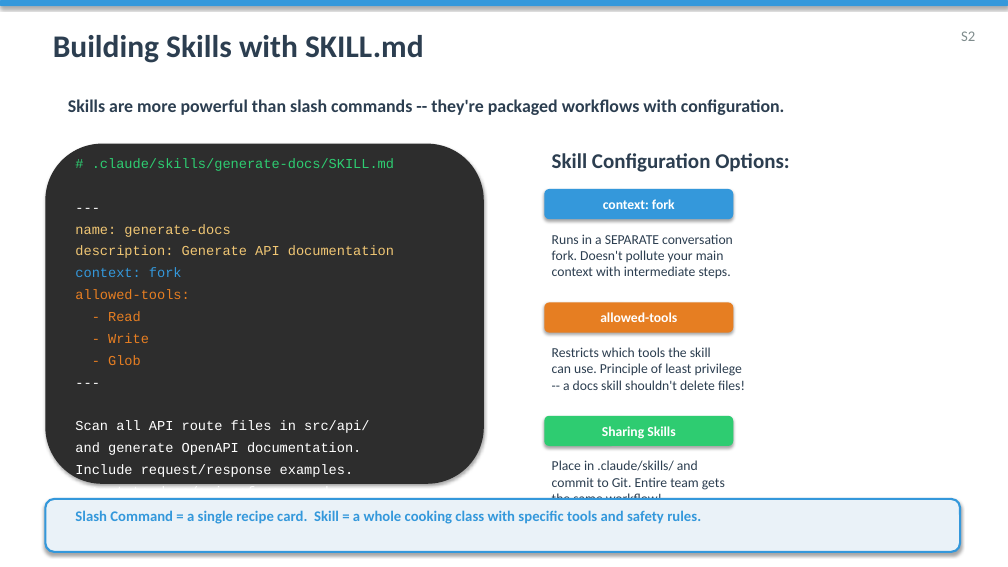
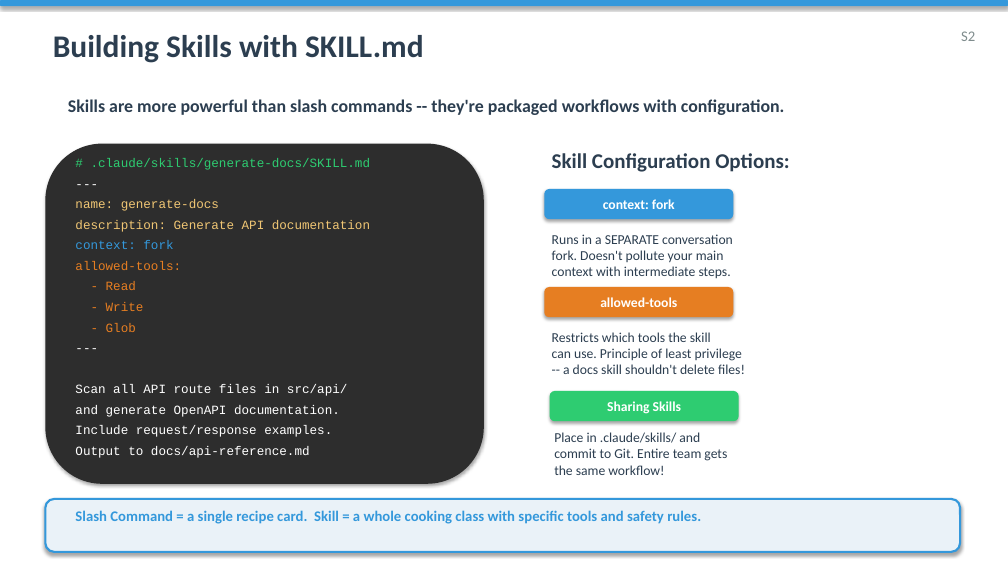
Before and after one commit to rsakate/cca-f, a slide deck: slide 10 of week-3/CCA-F_Module3_Claude_Code_Config_Workflows.pptx. Drawn at 1008x567 pixels with LibreOffice and Linux fonts; fonts in the diff are those of the drawing. Boxes give left, top, right and bottom in pixels: in the first picture for what was removed or moved away, otherwise in the second. Text is boxed around its words. In the diff, an @@ line names an element or a change of style, - is before the commit and + after.

```diff
--- a/week-3/CCA-F_Module3_Claude_Code_Config_Workflows.pptx
+++ b/week-3/CCA-F_Module3_Claude_Code_Config_Workflows.pptx
@@ text "# .claude/skills/generate-docs/SKILL.md" at bbox=[75, 158, 371, 458]: size 13 to 12 pt @@
@@ rounded rectangle "allowed-tools": place and size @@
-rounded rectangle "allowed-tools" at bbox=[544, 302, 734, 333]
+rounded rectangle "allowed-tools" at bbox=[544, 287, 734, 318]
@@ text "Restricts which tools the skill ...": place and size @@
-text "Restricts which tools the skill ..." at bbox=[552, 347, 745, 390]
+text "Restricts which tools the skill ..." at bbox=[552, 332, 745, 374]
@@ rounded rectangle "Sharing Skills": place and size @@
-rounded rectangle "Sharing Skills" at bbox=[544, 416, 734, 446]
+rounded rectangle "Sharing Skills" at bbox=[550, 391, 739, 421]
@@ text "Place in .claude/skills/ and commit ...": place and size @@
-text "Place in .claude/skills/ and commit ..." at bbox=[552, 460, 725, 500]
+text "Place in .claude/skills/ and commit ..." at bbox=[554, 432, 727, 475]
```
Also in this commit, not shown: 5 other slides changed.
